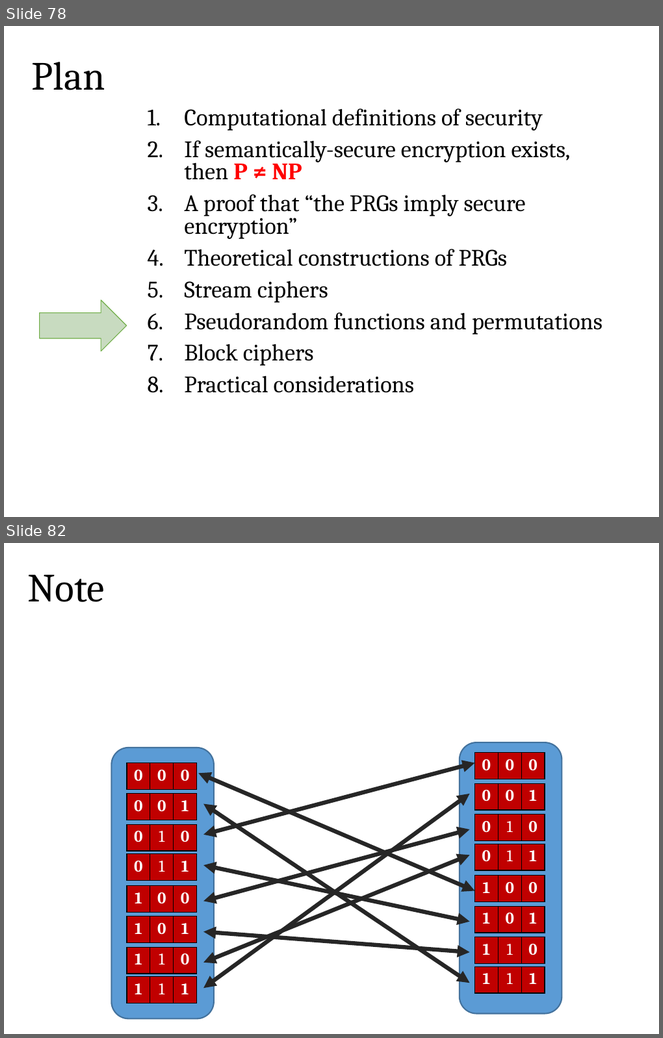
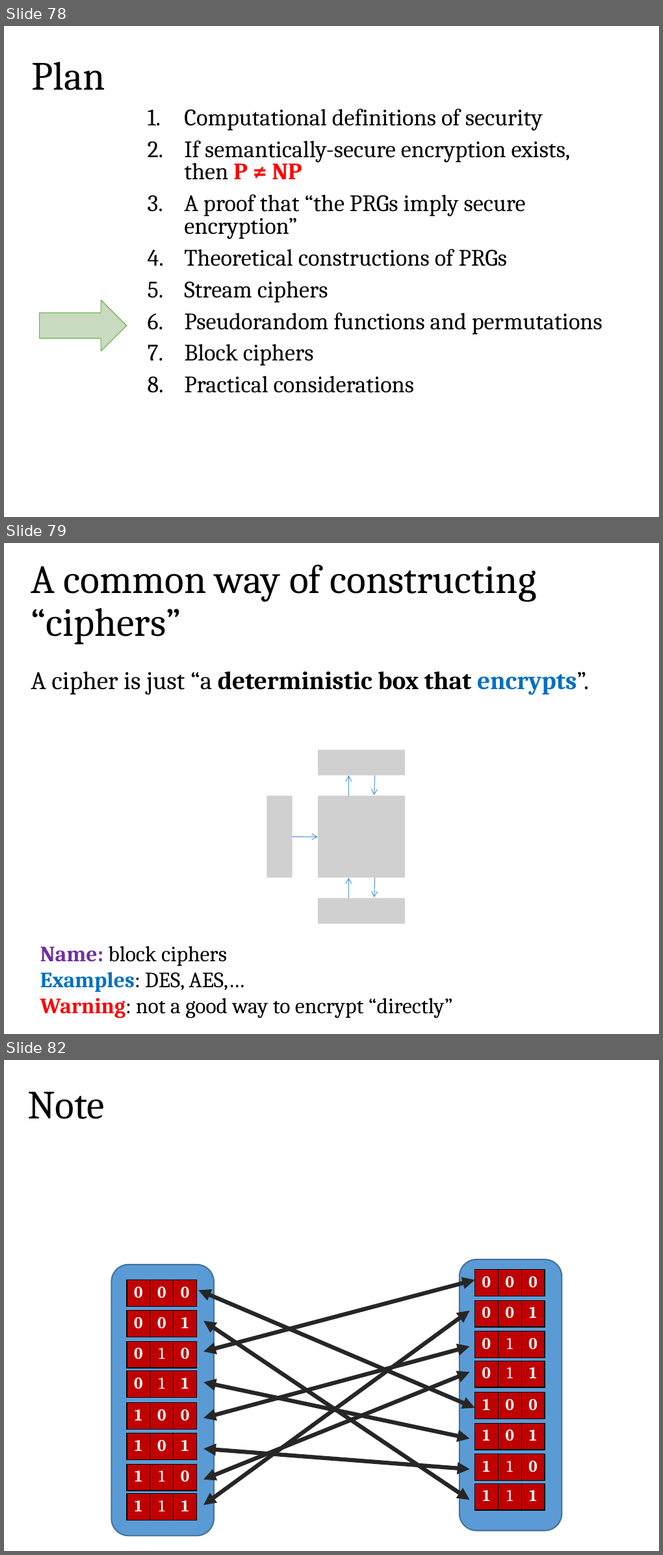
Before and after one commit to sdziembowski/cryptography-I-2026, a slide deck: Slides/chapter02.pptx. Shown one above the other, each under a label of ours: slides 78 and 82 before the commit, slides 78, 79 and 82 after it; the slides between them are not shown. The pictures are 663x1038 and 663x1555 pixels, drawn with LibreOffice and Linux fonts; fonts in the diff are those of the drawing; grey boxes stand for pictures. Boxes give left, top, right and bottom in pixels: in the first picture for what was removed or moved away, otherwise in the second. Text is boxed around its words. In the diff, an @@ line names an element or a change of style, - is before the commit and + after.

```diff
--- a/Slides/chapter02.pptx
+++ b/Slides/chapter02.pptx
@@ slide 79 added at [4,543,659,1034], background #FFFFFF @@
@@ title added at [31,564,537,644], 44 pt, text #000000 @@
+A common way of constructing “ciphers”
@@ text added at [31,671,589,695], 28 pt, text #000000, bold @@
+A cipher is just “a deterministic box that encrypts”.
@@ picture added at [318,750,405,776] @@
@@ arrow added from (348, 796) to (348, 776), #5B9BD5 0.79 pt @@
@@ arrow added from (375, 776) to (374, 795), #5B9BD5 0.79 pt @@
@@ picture added at [267,796,293,878] @@
@@ picture added at [318,796,405,878] @@
@@ arrow added from (293, 837) to (318, 837), #5B9BD5 0.79 pt @@
@@ arrow added from (348, 898) to (348, 878), #5B9BD5 0.79 pt @@
@@ arrow added from (375, 878) to (374, 897), #5B9BD5 0.79 pt @@
@@ picture added at [318,898,405,924] @@
@@ text added at [40,946,453,1019], 24 pt, text #000000 @@
+Name: block ciphers
+Examples: DES, AES,…
+Warning: not a good way to encrypt “directly”
```
Also in this commit, not shown: 26 slides changed, 1 other slide added, 10 slides removed, 1 other file.
